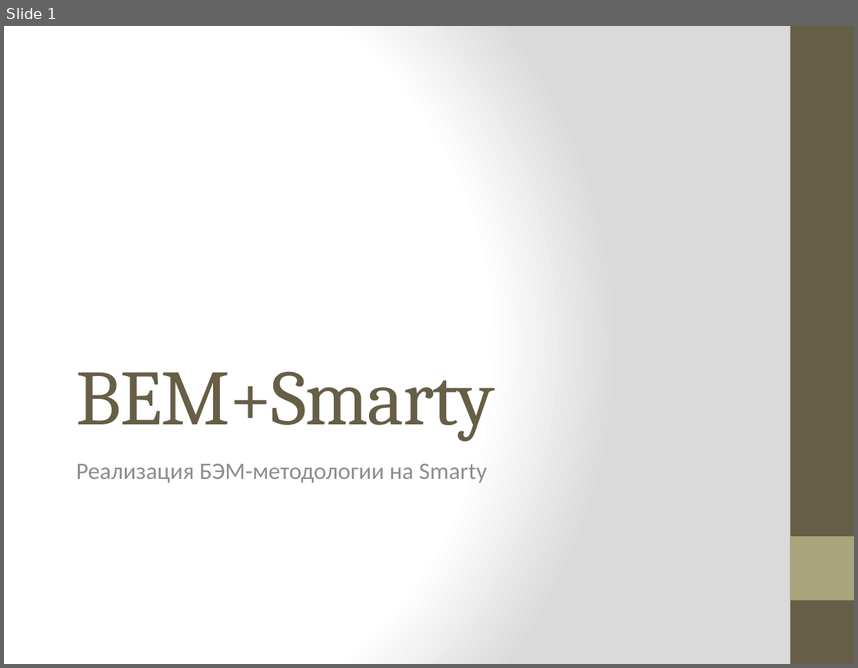
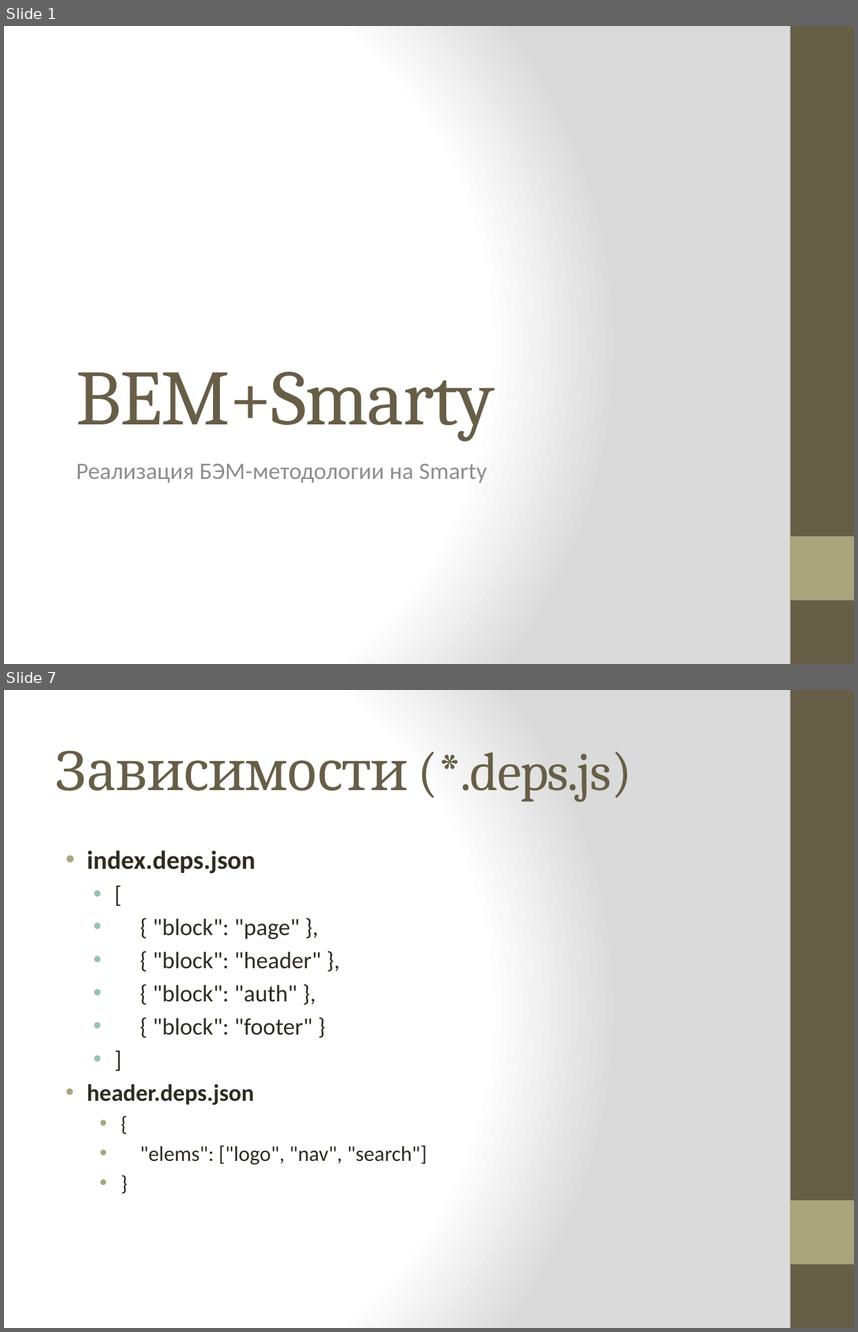
Before and after one commit to isallavat/BEM-Smarty, a slide deck: BEM+Smarty.pptx. Shown one above the other, each under a label of ours: slide 1 before the commit, slides 1 and 7 after it; the slides between them are not shown. The pictures are 858x668 and 858x1332 pixels, drawn with LibreOffice and Linux fonts; fonts in the diff are those of the drawing. Boxes give left, top, right and bottom in pixels: in the first picture for what was removed or moved away, otherwise in the second. Text is boxed around its words. In the diff, an @@ line names an element or a change of style, - is before the commit and + after.

```diff
--- a/BEM+Smarty.pptx
+++ b/BEM+Smarty.pptx
@@ slide 7 added at box(4, 690, 854, 1328), background gradient #FFFFFF to #DADADA; not listed: 2 template elements that a slide beside it also shows @@
@@ title added at box(55, 751, 633, 802), 46 pt, text #675E47 @@
+Зависимости (*.deps.js)
@@ text added at box(87, 850, 427, 1165), 20 pt, text #2F2B20 @@
+• index.deps.json
+  • [
+  • { "block": "page" },
+  • { "block": "header" },
+  • { "block": "auth" },
+  • { "block": "footer" }
+  • ]
+  • header.deps.json
+    • {
+    • "elems": ["logo", "nav", "search"]
+    • }
```
Also in this commit, not shown: 1 slide changed, 4 other slides added, 25 other files.
